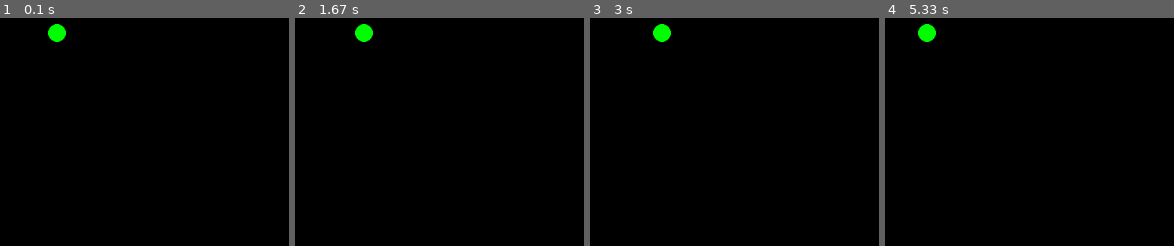
Above: before the commit, frames 1-4 (left to right).
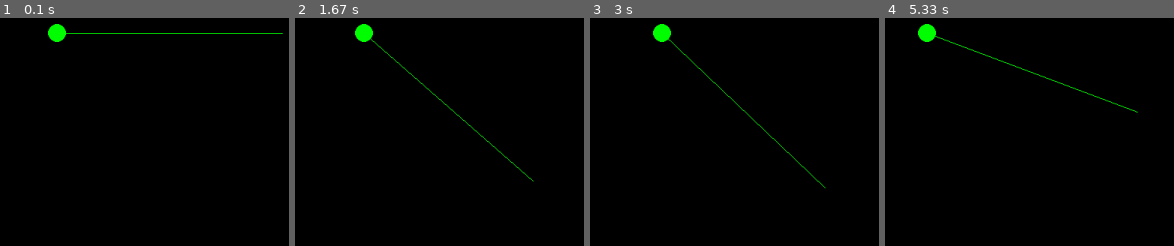
Above: after the commit, the same moments.

Repository: ElonMax404/pygame-pseudo3d
Game: pygame game, started from main.py
The game is run twice, just before and just after one commit, with the same random seed, the same clock (stepped at 60 frames per second) and the same inputs.
Inputs:
- Up to frame 1 (0.1 s): no input
- Up to frame 2 (1.67 s): hold Right 0.33-0.8 s; hold Right 0.83-1.3 s; hold D 0.83-1.3 s; hold Left from 1.33 s (still down); hold A from 1.33 s (still down)
- Up to frame 3 (3 s): release Left at 1.87 s; release A at 1.87 s; hold Left 1.9-2.3 s; hold A 1.9-2.3 s; hold Right 2.33-2.97 s; hold D 2.33-2.97 s
- Up to frame 4 (5.33 s): hold Left 3-3.47 s; hold A 3-3.47 s; hold Right 3.5-3.97 s; hold D 3.5-3.97 s; hold Right 4-4.47 s; hold D 4-4.47 s; hold Left 4.5-5.03 s; hold A 4.5-5.03 s; hold Left from 5.07 s (still down); hold A from 5.07 s (still down)

The runs differ from the first frame. In frame 1, 0.3% of the frame differs, in the area x 22-98%, y 6-8%; in frame 2, 0.5%; in frame 3, 0.5%; in frame 4, 0.6%, in the area x 17-88%, y 7-42%.

Commit message:
Added forward facing line

Diff:
--- a/main.py
+++ b/main.py
@@ -1,6 +1,7 @@
 import pygame
 from config import *
 from player import Player
+import math
 
 pygame.init()
 screen = pygame.display.set_mode((WIDTH, HEIGHT))
@@ -18,6 +19,8 @@
         screen.fill(pygame.Color("Black"))
 
         pygame.draw.circle(screen, pygame.Color("Green"), player.pos, 12)
+        pygame.draw.line(screen, pygame.Color("Green"), player.pos, (player.x + 300 * math.cos(player.angle),
+                                                                     player.y + 300 * math.sin(player.angle)))
 
         pygame.display.update()
         clock.tick(FPS)
